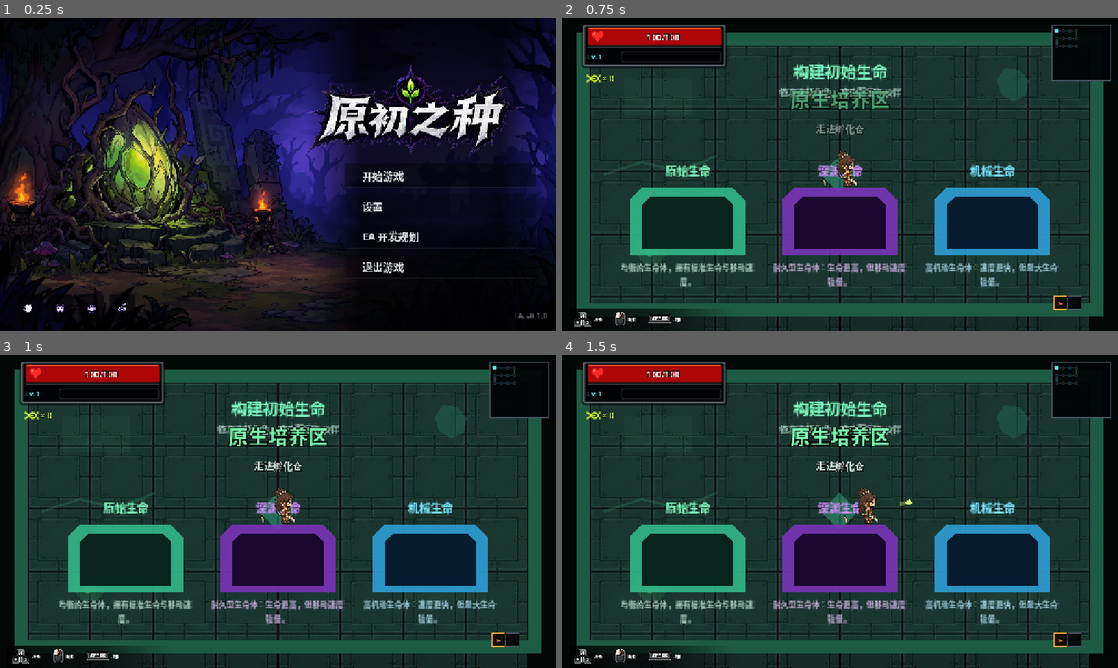
Above: before the commit, frames 1-4 (two rows, left to right).
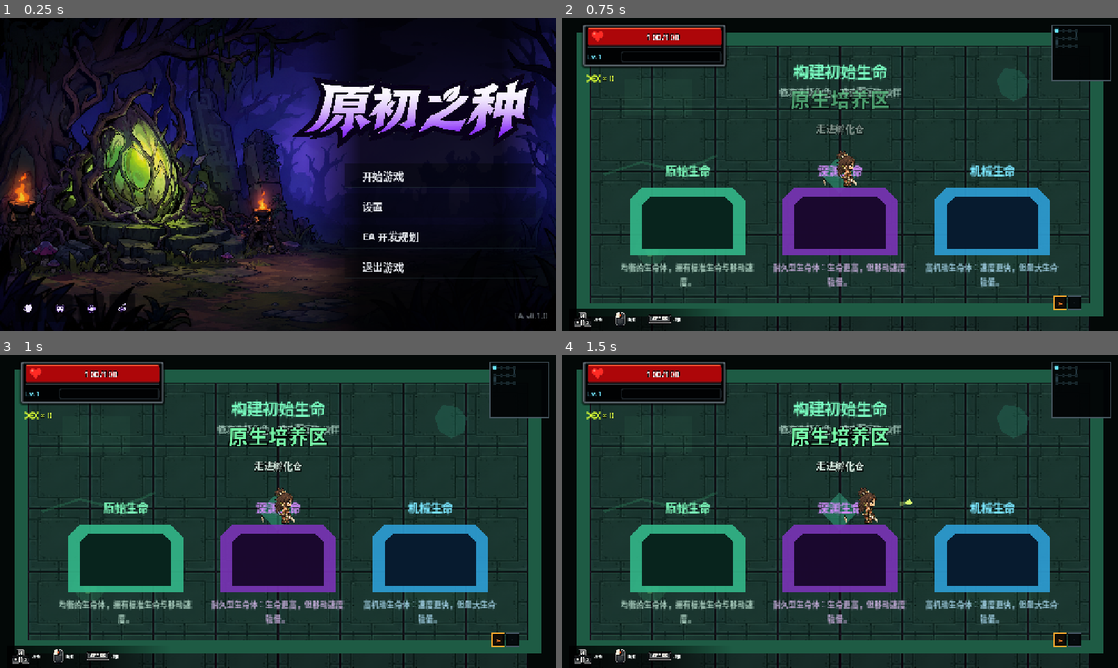
Above: after the commit, the same moments.

Repository: LIJUNCAN1/-Roguelike
Game: Godot game, scene res://scenes/ui/title_screen.tscn
Two runs of this game, one before a commit and one after it. Both use one fixed random seed, a clock stepped at 60 frames per second and the inputs below. Video files are missing from this copy of the repository; at most half a second of black plays in their place.
Inputs (mouse positions are in pixels of both pictures, inside the frame that each line leads up to):
- Up to frame 1 (0.25 s): no input
- Up to frame 2 (0.75 s): click "开始游戏" at 0.5 s
- Up to frame 3 (1 s): no input
- Up to frame 4 (1.5 s): tap Enter at 1.25 s; move the mouse to (962, 495) at 1.27 s; press the mouse at (962, 495) at 1.28 s; hold D (move_right) from 1.28 s (still down)

The runs differ from the first frame. In frame 1, 5.6% of the frame differs, in the area x 52-97%, y 14-45%; in frame 2, nothing differs; in frame 3, nothing differs; in frame 4, nothing differs.

Commit message:
update title screen logo

Diff:
--- a/scenes/ui/title_screen.tscn
+++ b/scenes/ui/title_screen.tscn
@@ -4,7 +4,7 @@
 [ext_resource type="Script" uid="uid://b4l5iecbr4qes" path="res://scripts/meta/meta_upgrade_panel.gd" id="2_meta_panel"]
 [ext_resource type="Script" uid="uid://bhblbgthwxtr5" path="res://scripts/meta/menu_gene_codex.gd" id="3_codex"]
 [ext_resource type="Resource" path="res://data/rewards/prototype_gene_pool.tres" id="4_gene_pool"]
-[ext_resource type="Texture2D" path="res://assets/ui/title_logo-v2.png" id="5_title_logo"]
+[ext_resource type="Texture2D" path="res://assets/ui/title_logo-v3.png" id="5_title_logo"]
 [ext_resource type="Texture2D" path="res://assets/ui/title_background.png" id="6_title_background"]
 [ext_resource type="Texture2D" path="res://assets/ui/social_github.png" id="7_social_github"]
 [ext_resource type="Texture2D" path="res://assets/ui/social_bilibili.png" id="8_social_bilibili"]
Binary file added: assets/ui/title_logo-v3.png
Not shown, added: assets/ui/title_logo-v3.png.import
